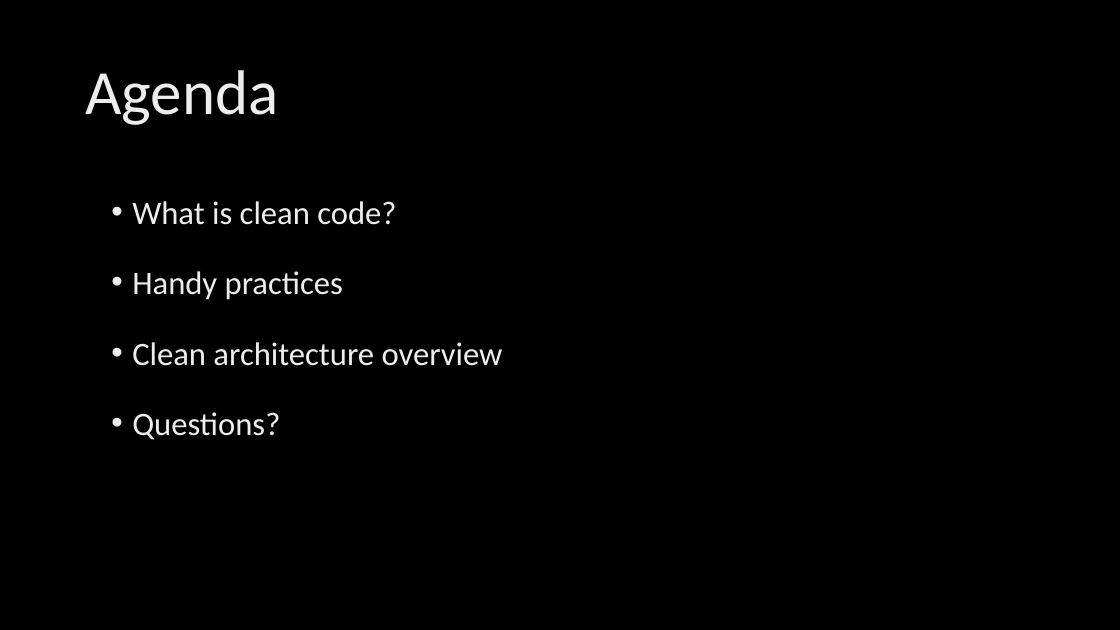
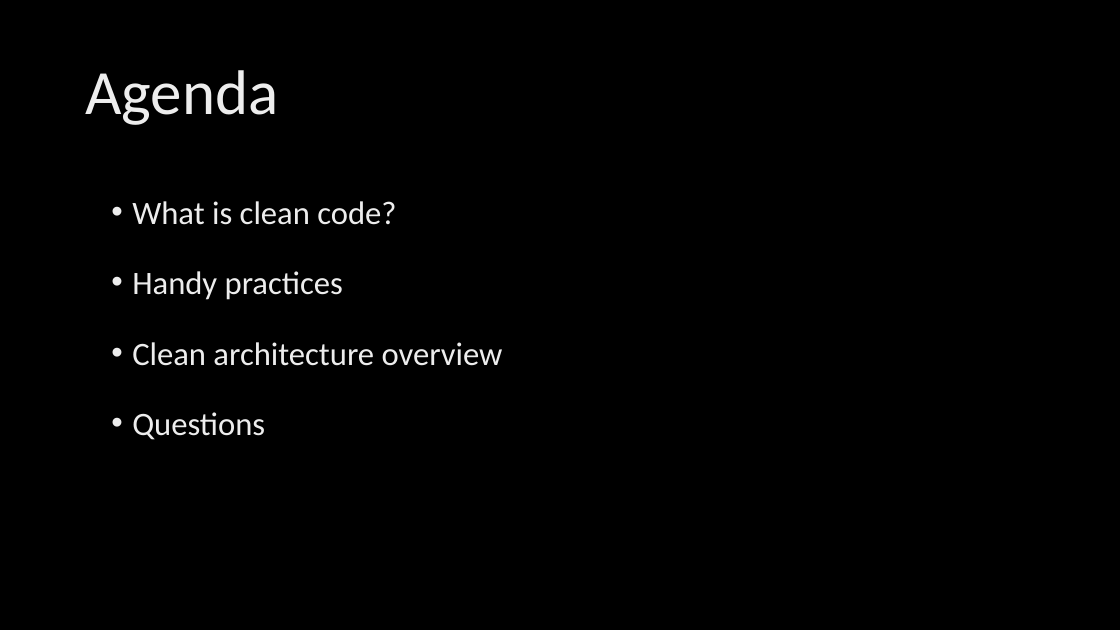
Before and after one commit to KonradGalczynski/Learning, a slide deck: slide 2 of CleanCodeCleanArch/CleanCodeCleanArch.pptx. Drawn at 1120x630 pixels with LibreOffice and Linux fonts; fonts in the diff are those of the drawing; background and template pictures are left out. Boxes give left, top, right and bottom in pixels: in the first picture for what was removed or moved away, otherwise in the second. Text is boxed around its words. In the diff, an @@ line names an element or a change of style, - is before the commit and + after.

```diff
--- a/CleanCodeCleanArch/CleanCodeCleanArch.pptx
+++ b/CleanCodeCleanArch/CleanCodeCleanArch.pptx
@@ text at [132,412,265,440]: text changed @@
-• Questions?
+• Questions
```
Also in this commit, not shown: 6 other slides changed, 1 slide added, 1 other file.
